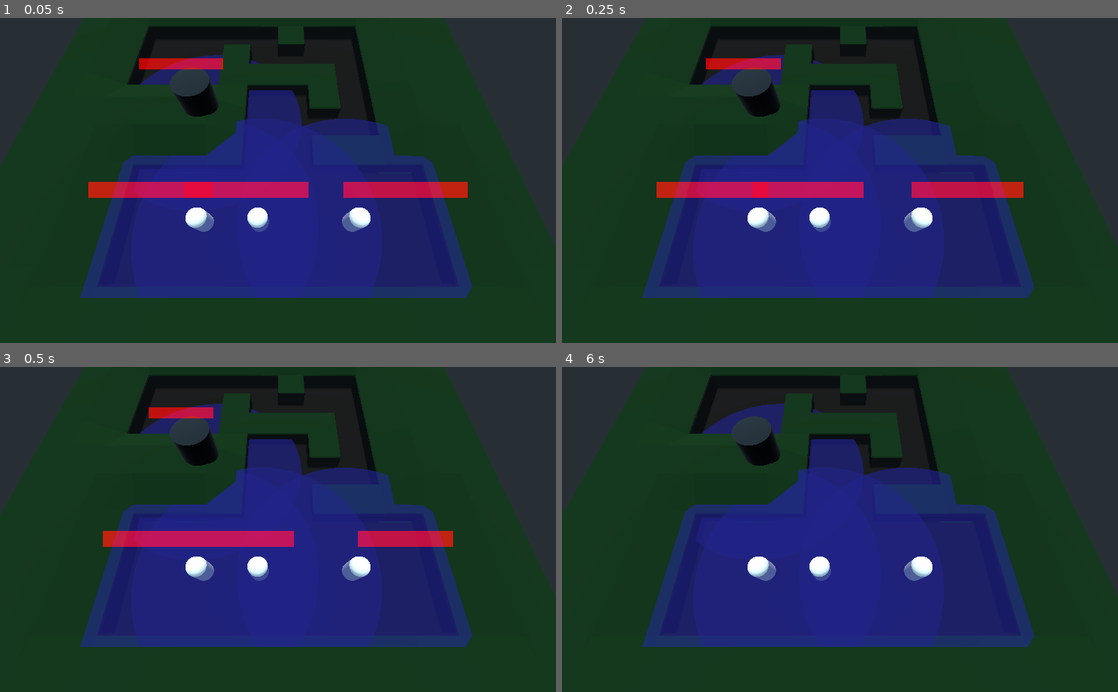
Above: before the commit, frames 1-4 (two rows, left to right).
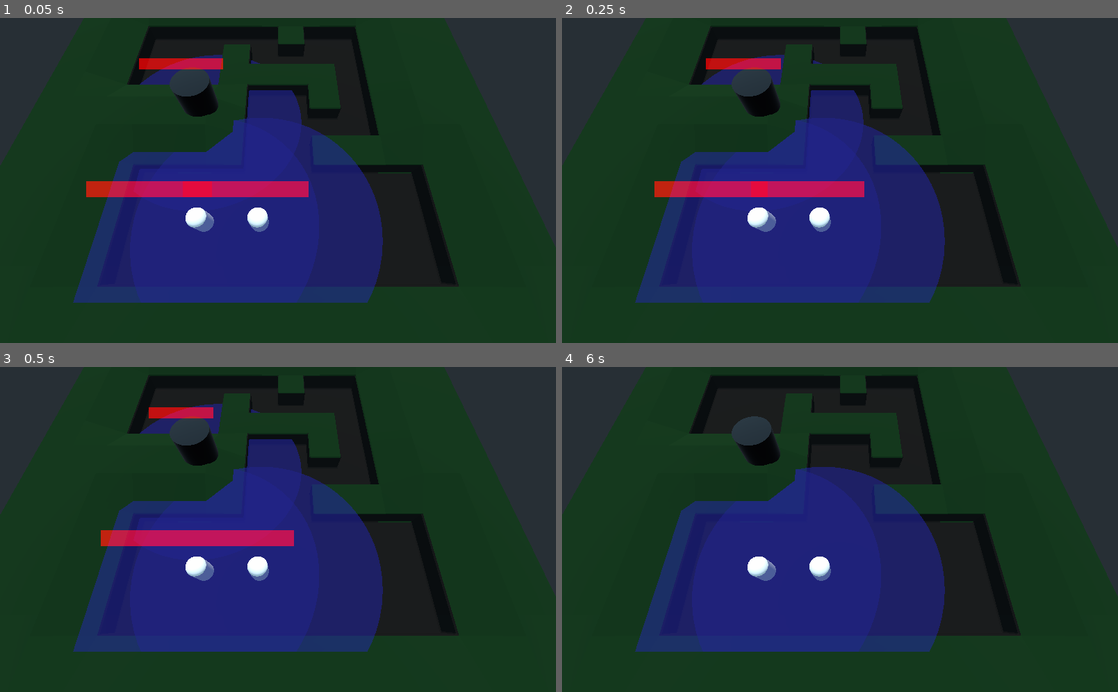
Above: after the commit, the same moments.

Repository: rubenMiller/rwu-spieleentwicklung-project
Game: Godot game, scene res://levels/pathfinding.tscn
The game is run twice, just before and just after one commit, with the same random seed, the same clock (stepped at 60 frames per second) and the same inputs.
Inputs (mouse positions are in pixels of both pictures, inside the frame that each line leads up to):
- Up to frame 1 (0.05 s): no input
- Up to frame 2 (0.25 s): no input
- Up to frame 3 (0.5 s): no input
- Up to frame 4 (6 s): tap Enter (ui_accept) at 0.5, 0.77, 1.52, 2.75, 3.02, 3.5, 3.77, 4.25, 4.52, 5, 5.75 s; move the mouse to (962, 513) at 0.52 s; press the mouse at (962, 513) at 0.53 s; move the mouse to (728, 545) at 1.27 s; release the mouse at (728, 545) at 1.28 s; click (728, 545) at 1.35 s; move the mouse to (895, 458) at 2.02 s; press the mouse at (895, 458) at 2.03 s; move the mouse to (812, 594) at 2.77 s; release the mouse at (812, 594) at 2.78 s; click (812, 594) at 2.85 s; move the mouse to (1006, 578) at 3.52 s; press the mouse at (1006, 578) at 3.53 s; move the mouse to (673, 480) at 4.27 s; release the mouse at (673, 480) at 4.28 s; click (673, 480) at 4.35 s; move the mouse to (867, 529) at 5.02 s; press the mouse at (867, 529) at 5.03 s; move the mouse to (756, 448) at 5.77 s; release the mouse at (756, 448) at 5.78 s; click (756, 448) at 5.85 s

The runs differ from the first frame. In frame 1, 9.7% of the frame differs, in the area x 13-85%, y 30-88%; in frame 2, 9.6%; in frame 3, 9.4%; in frame 4, 11%, in the area x 13-85%, y 11-88%.

Commit message:
attack component with troops

Diff:
--- a/godot-files/Components/AttackComponent.gd
+++ b/godot-files/Components/AttackComponent.gd
@@ -1,6 +1,6 @@
 extends Node
 
-export var target_group_name := " "
+export var target_group_name := ""
 onready var reload_timer = $Reload_timer
 onready var health_bar = $Health_bar
 onready var radius = $radius
@@ -23,16 +23,20 @@
 func shoot_first_target():
 	#print("Going to shoot: ", target_list[0])
 	#print("target_list", target_list, "target_list")
-	target_list[0].get_child(4).reduceHealth(1)
+	target_list[0].get_child(0).reduceHealth(1)
 	#print("Reduced Health by on for: ", target_list[0])
 
 func _on_radius_body_entered(body):
 	#print("Body entered: ", body)
 	#print("something entered")
 	#print(body.get_groups())
-	print(get_tree().get_nodes_in_group("Troops"))
+	#print(get_tree().get_nodes_in_group("Troops"))
+	#if(target_group_name == "Towers"):
+	print("Want to attack: ", target_group_name, " body: ", body)
+
 	if body.is_in_group(target_group_name):
 		#print("entered" + target_group_name)
+		print("Adding to list from group: ", target_group_name)
 		target_list.append(body)
 
 func _on_radius_body_exited(body):
--- a/godot-files/Components/AttackComponent.tscn
+++ b/godot-files/Components/AttackComponent.tscn
@@ -41,6 +41,7 @@
 [node name="radius" type="Area" parent="."]
 collision_layer = 2
 collision_mask = 2
+input_ray_pickable = false
 
 [node name="MeshInstance" type="MeshInstance" parent="radius"]
 transform = Transform( 1, 0, 0, 0, 1, 0, 0, 0, 1, 0, -2, 0 )
--- a/godot-files/Entities/Troop.tscn
+++ b/godot-files/Entities/Troop.tscn
@@ -30,6 +30,9 @@
 idleMaterial = ExtResource( 3 )
 selectedMaterial = ExtResource( 4 )
 
+[node name="HealtComponent" parent="." instance=ExtResource( 6 )]
+health = 3
+
 [node name="CollisionShape" type="CollisionShape" parent="."]
 transform = Transform( 1, 0, 0, 0, -4.37114e-08, -1, 0, 1, -4.37114e-08, 0, 0, 0 )
 shape = SubResource( 9 )
@@ -39,12 +42,6 @@
 material_override = SubResource( 6 )
 mesh = SubResource( 8 )
 skin = SubResource( 4 )
-
-[node name="Label3D" type="Label3D" parent="."]
-transform = Transform( 1, 0, 0, 0, 1, 0, 0, 0, 1, -0.0928533, 1.16272, 1.48533 )
-text = "Selected
-"
-font = SubResource( 7 )
 
 [node name="SelectionArea" type="Area" parent="."]
 transform = Transform( 1, 0, 0, 0, -4.37114e-08, -1, 0, 1, -4.37114e-08, 0, 0, 0 )
@@ -56,12 +53,15 @@
 [node name="CollisionShape" type="CollisionShape" parent="SelectionArea"]
 shape = SubResource( 9 )
 
-[node name="HealtComponent" parent="." instance=ExtResource( 6 )]
-health = 2
+[node name="AttackComponent" parent="." instance=ExtResource( 7 )]
+transform = Transform( 1, 0, 0, 0, 1, 0, 0, 0, 1, 0, 3.63069, 0 )
+target_group_name = "Towers"
 
-[node name="AttackComponent" parent="." instance=ExtResource( 7 )]
-transform = Transform( 1, 0, 0, 0, 1, 0, 0, 0, 1, 0, 3.46655, 0 )
-target_group_name = " Towers"
+[node name="Label3D" type="Label3D" parent="."]
+transform = Transform( 1, 0, 0, 0, 1, 0, 0, 0, 1, -0.0928533, 1.16272, 1.48533 )
+text = "Selected
+"
+font = SubResource( 7 )
 
+[connection signal="i_am_dead" from="HealtComponent" to="." method="_on_HealtComponent_i_am_dead"]
 [connection signal="selection_toggled" from="SelectionArea" to="." method="_on_SelectionArea_selection_toggled"]
-[connection signal="i_am_dead" from="HealtComponent" to="." method="_on_HealtComponent_i_am_dead"]
--- a/godot-files/enemies/Enemy-Tower.gd
+++ b/godot-files/enemies/Enemy-Tower.gd
@@ -1,31 +1,7 @@
-extends Spatial
-
-onready var reload_timer = $Reload_timer
-onready var health_bar = $Health_bar
-var target_list = []
+extends KinematicBody
 
 func _ready():
 	pass
 
-func _process(delta):
-	health_bar.scale.x = reload_timer.time_left / reload_timer.wait_time
-	if not reload_timer.is_stopped():
-		return
-
-	if target_list.size():
-		shoot_first_target()
-		reload_timer.start()
-
-func shoot_first_target():
-	print("Going to shoot: ", target_list[0])
-	print("target_list", target_list, "target_list")
-	target_list[0].get_child(4).reduceHealth(1)
-	print("Reduced Health by on for: ", target_list[0])
-
-func _on_radius_body_entered(body):
-	print("Body entered: ", body)
-	target_list.append(body)
-
-func _on_radius_body_exited(body):
-	print("Body entered: ", body)
-	target_list.erase(body)
+func _on_HealtComponent_i_am_dead():
+	queue_free()
--- a/godot-files/enemies/Enemy-Tower.tscn
+++ b/godot-files/enemies/Enemy-Tower.tscn
@@ -1,11 +1,12 @@
-[gd_scene load_steps=10 format=2]
+[gd_scene load_steps=13 format=2]
 
 [ext_resource path="res://enemies/SelectionArea.gd" type="Script" id=1]
-[ext_resource path="res://Components/AttackComponent.tscn" type="PackedScene" id=2]
+[ext_resource path="res://enemies/Enemy-Tower.gd" type="Script" id=2]
+[ext_resource path="res://Components/HealthComponent.tscn" type="PackedScene" id=3]
+[ext_resource path="res://Components/AttackComponent.tscn" type="PackedScene" id=4]
 
-[sub_resource type="CylinderShape" id=12]
-height = 8.0
-radius = 2.0
+[sub_resource type="CapsuleShape" id=13]
+height = 3.0
 
 [sub_resource type="GradientTexture2D" id=6]
 
@@ -27,10 +28,19 @@
 
 [sub_resource type="SpatialMaterial" id=3]
 
+[sub_resource type="CylinderShape" id=12]
+height = 8.0
+radius = 2.0
+
 [node name="TowerKinematicBody" type="KinematicBody" groups=["Towers"]]
+script = ExtResource( 2 )
+
+[node name="HealtComponent" parent="." instance=ExtResource( 3 )]
+health = 4
 
 [node name="CollisionShape" type="CollisionShape" parent="."]
-shape = SubResource( 12 )
+transform = Transform( 1, 0, 0, 0, -4.37114e-08, -1, 0, 1, -4.37114e-08, 0, 0, 0 )
+shape = SubResource( 13 )
 
 [node name="MeshInstance" type="MeshInstance" parent="."]
 material_overlay = SubResource( 7 )
@@ -47,5 +57,7 @@
 [node name="CollisionShape" type="CollisionShape" parent="SelectionArea"]
 shape = SubResource( 12 )
 
-[node name="AttackComponent" parent="." instance=ExtResource( 2 )]
+[node name="AttackComponent" parent="." instance=ExtResource( 4 )]
 target_group_name = "Troops"
+
+[connection signal="i_am_dead" from="HealtComponent" to="." method="_on_HealtComponent_i_am_dead"]
--- a/godot-files/levels/pathfinding.tscn
+++ b/godot-files/levels/pathfinding.tscn
@@ -41,6 +41,7 @@
 
 [node name="Troop2" parent="Troops" instance=ExtResource( 1 )]
 transform = Transform( -1, 0, -8.74228e-08, 0, 1, 0, 8.74228e-08, 0, -1, -8, 3, -14 )
+visible = false
 im = NodePath("../../Draw")
 
 [node name="tile_container" parent="." instance=ExtResource( 3 )]
